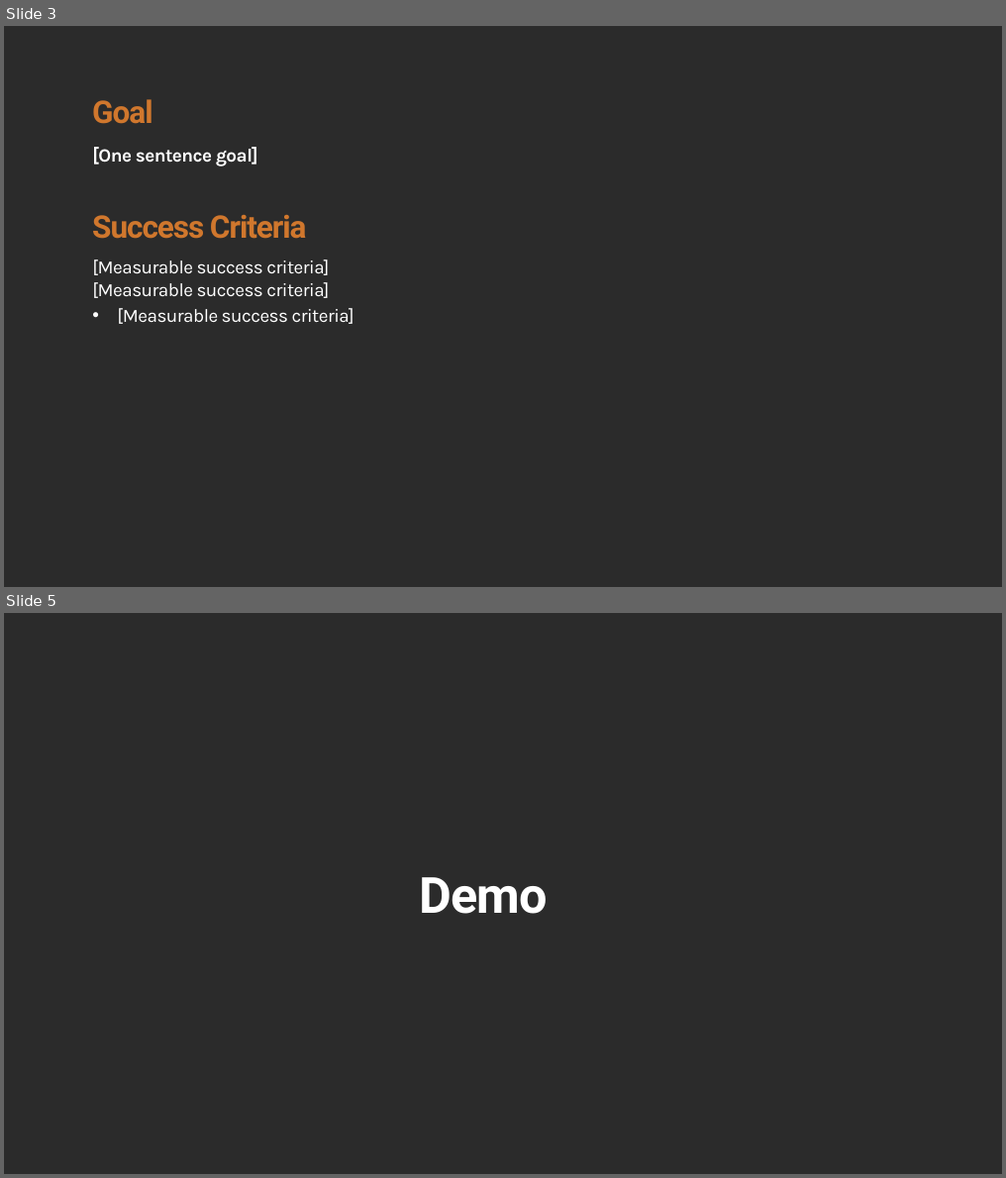
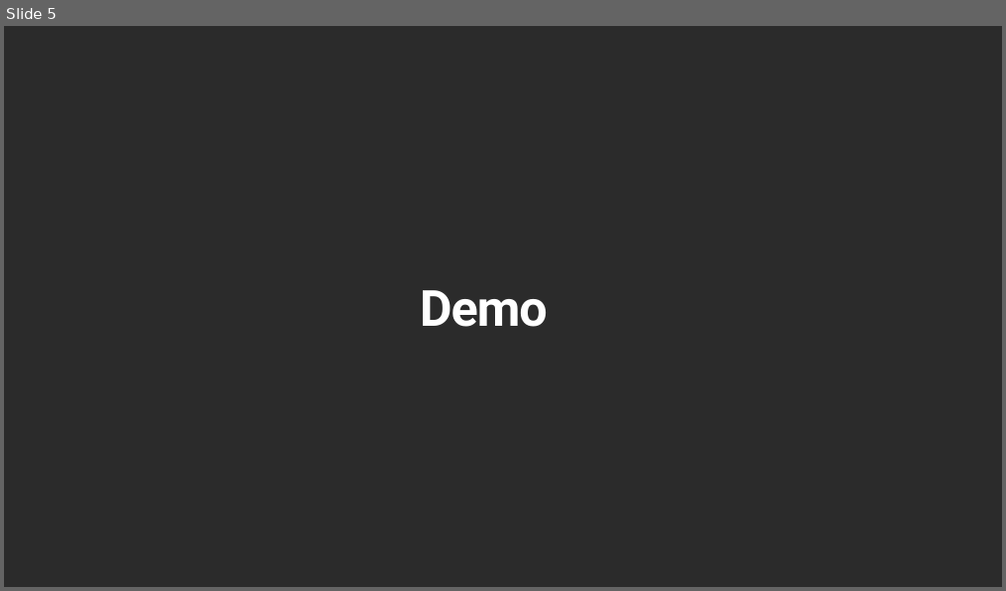
Before and after one commit to NewOrbit/Hackathon-2025, a slide deck: demo/demo_template 1.pptx. Shown one above the other, each under a label of ours: slides 3 and 5 before the commit, slide 5 after it; the slides between them are not shown. The pictures are 1006x1178 and 1006x591 pixels, drawn with LibreOffice and Linux fonts; fonts in the diff are those of the drawing; background and template pictures are left out; a plain dark background stands for a picture behind light text. Boxes give left, top, right and bottom in pixels: in the first picture for what was removed or moved away, otherwise in the second. Text is boxed around its words. In the diff, an @@ line names an element or a change of style, - is before the commit and + after.

```diff
--- a/demo/demo_template 1.pptx
+++ b/demo/demo_template 1.pptx
@@ slide 3 removed at <box>4,26,1002,587</box>, background picture (left out) @@
@@ text removed at <box>92,99,152,124</box> @@
-Goal
@@ text removed at <box>92,147,258,167</box> @@
-[One sentence goal]
@@ text removed at <box>92,215,307,239</box> @@
-Success Criteria
@@ text removed at <box>92,260,354,324</box> @@
-• [Measurable success criteria]
-  [Measurable success criteria]
-  [Measurable success criteria]
```
Also in this commit, not shown: 1 slide changed, 3 slides added, 2 other slides removed, 3 other files.
